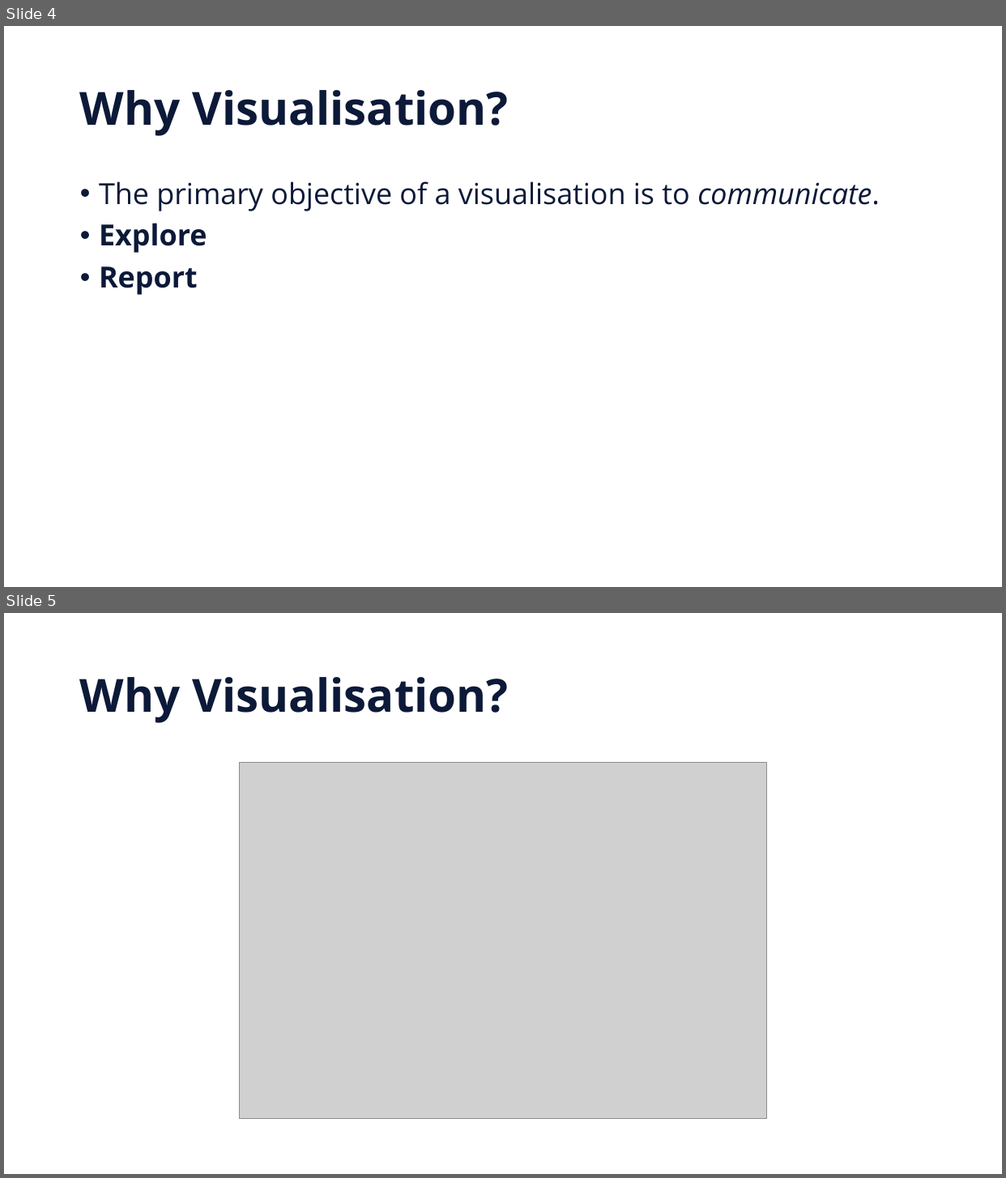
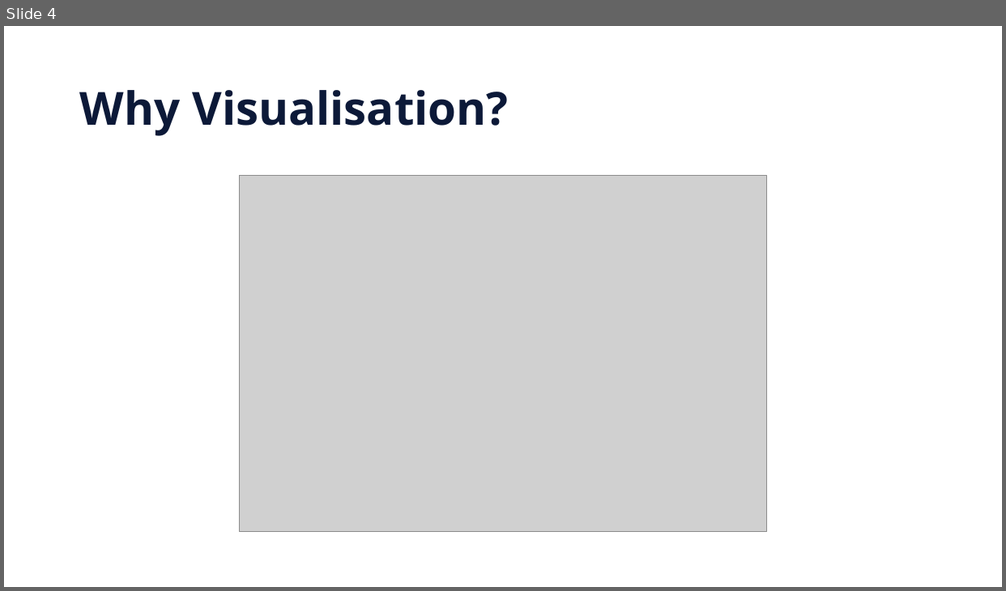
Before and after one commit to russey/interactive_vis, a slide deck: Interactive Visualisation.pptx. Shown one above the other, each under a label of ours: slides 4 and 5 before the commit, slide 4 after it. The pictures are 1006x1178 and 1006x591 pixels, drawn with LibreOffice and Linux fonts; fonts in the diff are those of the drawing; grey boxes stand for pictures; background and template pictures are left out. Boxes give left, top, right and bottom in pixels: in the first picture for what was removed or moved away, otherwise in the second. Text is boxed around its words. In the diff, an @@ line names an element or a change of style, - is before the commit and + after.

```diff
--- a/Interactive Visualisation.pptx
+++ b/Interactive Visualisation.pptx
@@ slide 4 removed at box(4, 26, 1002, 587), background #FFFFFF @@
@@ title removed at box(80, 90, 508, 136) @@
-Why Visualisation?
@@ text removed at box(99, 182, 880, 295) @@
-• The primary objective of a visualisation is to communicate.
-• Explore
-• Report
@@ what was slide 5 is now slide 4 @@
```
Also in this commit, not shown: 8 slides changed, 3 slides added, 5 other slides removed.
